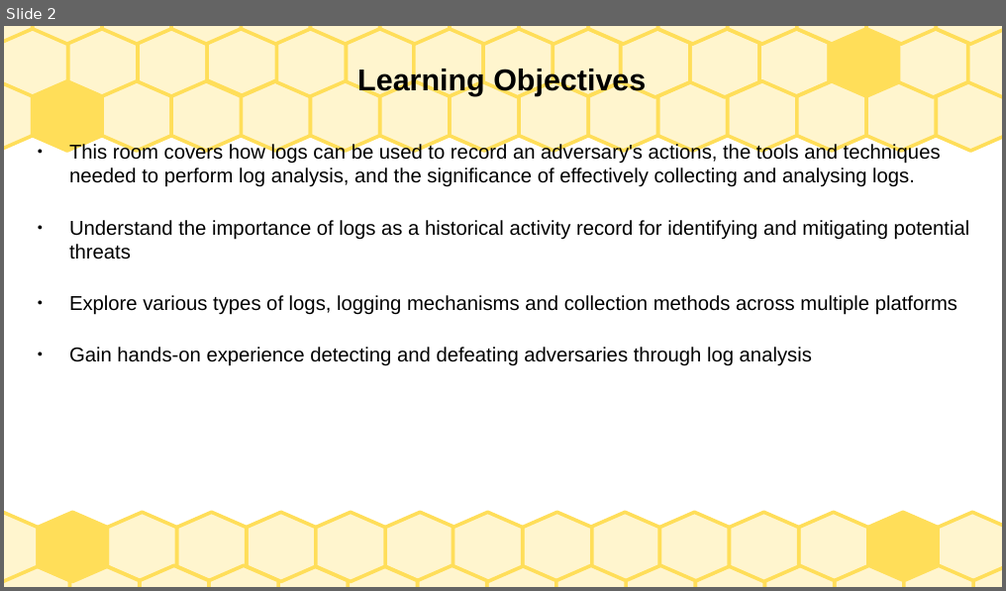
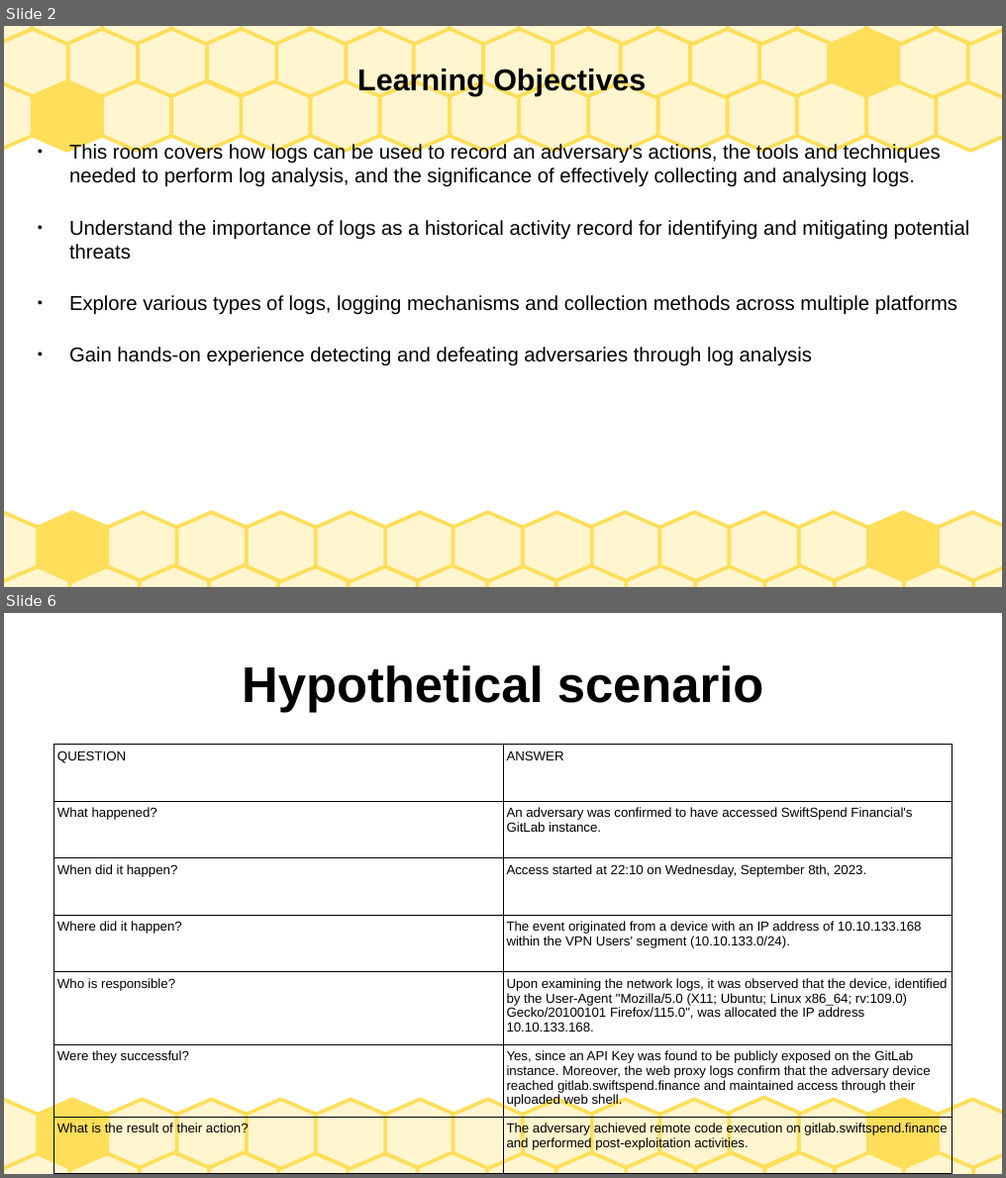
Before and after one commit to debrahnyatichi/TryHackMe, a slide deck: SOCLEVEL2/SOCLEVEL2.odp. Shown one above the other, each under a label of ours: slide 2 before the commit, slides 2 and 6 after it; the slides between them are not shown. The pictures are 1006x591 and 1006x1178 pixels, drawn with LibreOffice and Linux fonts; fonts in the diff are those of the drawing. Boxes give left, top, right and bottom in pixels: in the first picture for what was removed or moved away, otherwise in the second. Text is boxed around its words. In the diff, an @@ line names an element or a change of style, - is before the commit and + after.

```diff
--- a/SOCLEVEL2/SOCLEVEL2.odp
+++ b/SOCLEVEL2/SOCLEVEL2.odp
@@ slide 6 added at <box>4,613,1002,1174</box>, background #FFFFFF; not listed: 29 template elements that a slide beside it also shows @@
@@ title added at <box>242,665,764,712</box>, 40 pt, text #000000, bold @@
+Hypothetical scenario
@@ table added at <box>54,745,952,1160</box>, 7 rows, 2 columns @@
+QUESTION | ANSWER
+What happened? | An adversary was confirmed to have accessed SwiftSpend Financial's GitLab instance.
+When did it happen? | Access started at 22:10 on Wednesday, September 8th, 2023.
+Where did it happen? | The event originated from a device with an IP address of 10.10.133.168 within the VPN Users' segment (10.10.133.0/24).
+Who is responsible? | Upon examining the network logs, it was observed that the device, identified by the User-Agent "Mozilla/5.0 (X11; Ubuntu; Linux x86_64; rv:109.0) Gecko/20100101 Firefox/115.0", was allocated the IP address 10.10.133.168.
+Were they successful? | Yes, since an API Key was found to be publicly exposed on the GitLab instance. Moreover, the web proxy logs confirm that the adversary device reached gitlab.swiftspend.finance and maintained access through their uploaded web shell.
+What is the result of their action? | The adversary achieved remote code execution on gitlab.swiftspend.finance and performed post-exploitation activities.
@@ freeform shape added at <box>730,1097,799,1167</box>, fill #FFF5CE, outline #FFDE59 2.83 pt @@
```
Also in this commit, not shown: 5 other slides added, 1 slide removed, 2 other files.
